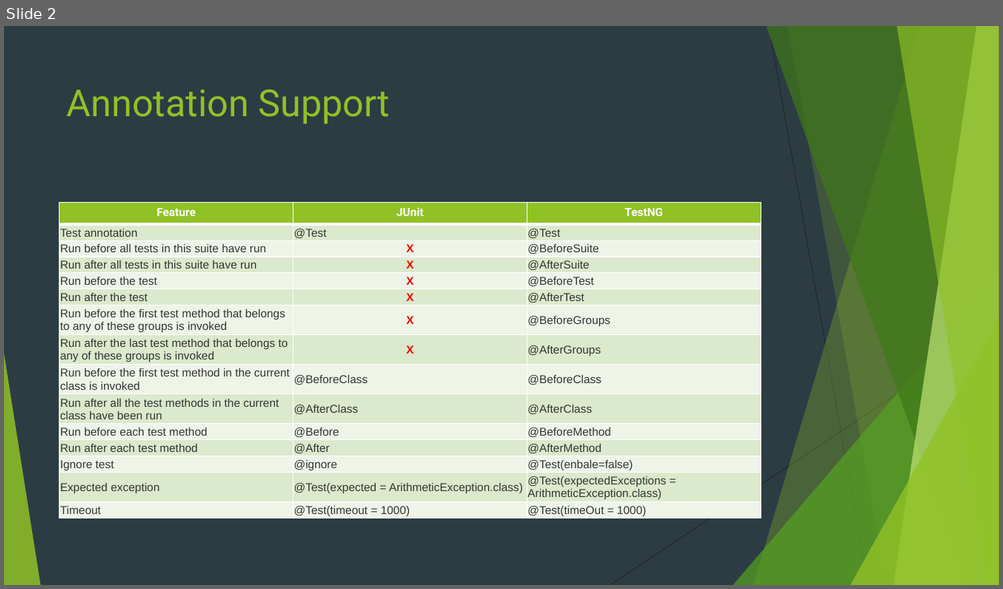
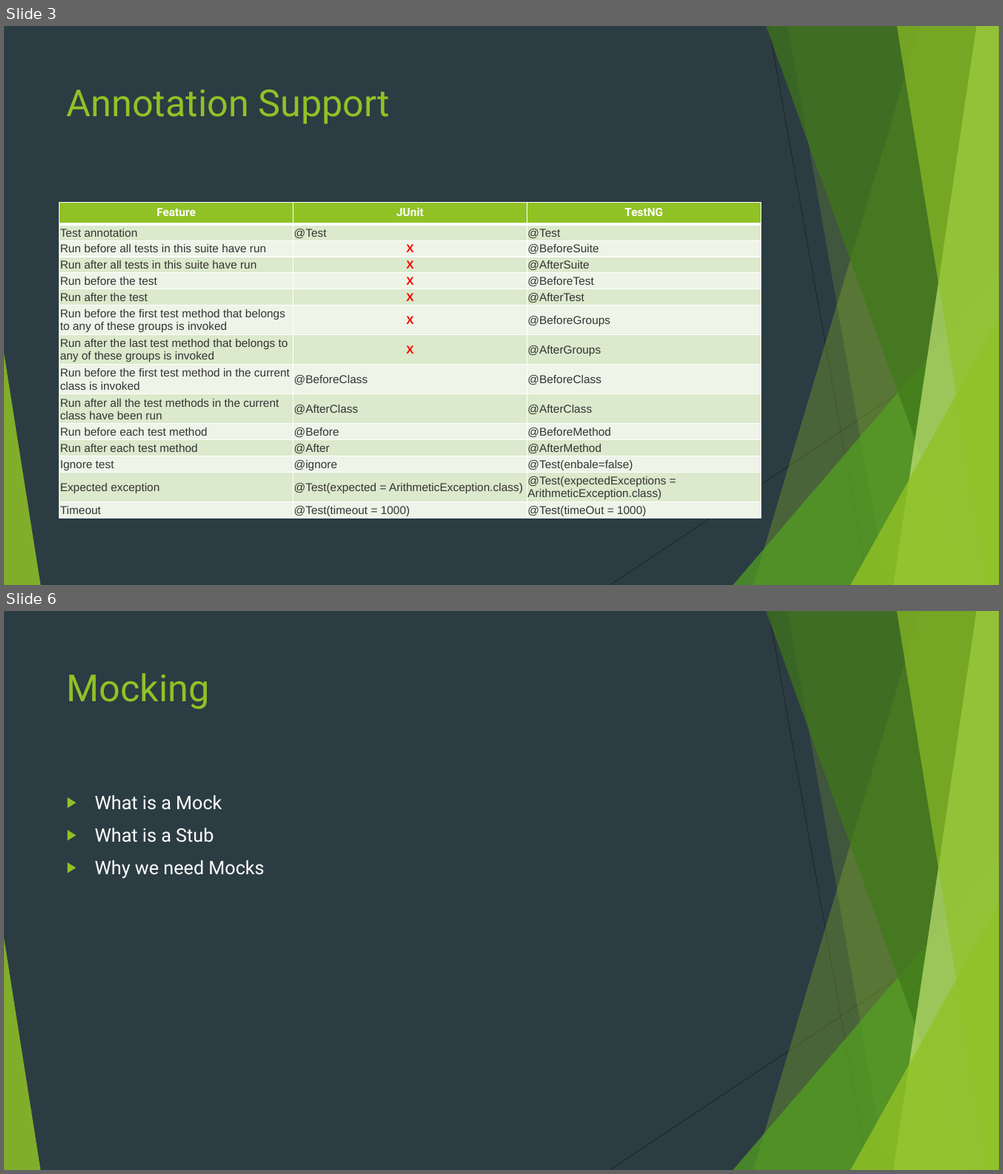
Before and after one commit to DavidShahbazyan/assesmentTestNGvsJUnit, a slide deck: presentation/JUnit vs TestNG.pptx. Shown one above the other, each under a label of ours: slide 2 before the commit, slides 3 and 6 after it; the slides between them are not shown. The pictures are 1003x589 and 1003x1174 pixels, drawn with LibreOffice and Linux fonts; fonts in the diff are those of the drawing. Boxes give left, top, right and bottom in pixels: in the first picture for what was removed or moved away, otherwise in the second. Text is boxed around its words. In the diff, an @@ line names an element or a change of style, - is before the commit and + after.

```diff
--- a/presentation/JUnit vs TestNG.pptx
+++ b/presentation/JUnit vs TestNG.pptx
@@ slide 6 added at (x1=4, y1=611, x2=999, y2=1170), background #2C3C43; not listed: 10 template elements that a slide beside it also shows @@
@@ title added at (x1=67, y1=673, x2=210, y2=709), 36 pt, text #90C226 @@
+Mocking
@@ text added at (x1=95, y1=795, x2=264, y2=879), 18 pt, text #FFFFFF @@
+▶ What is a Mock
+▶ What is a Stub
+▶ Why we need Mocks
@@ what was slide 2 is now slide 3 @@
```
Also in this commit, not shown: 1 slide changed, 4 other slides added, 2 slides removed, 4 other files.
